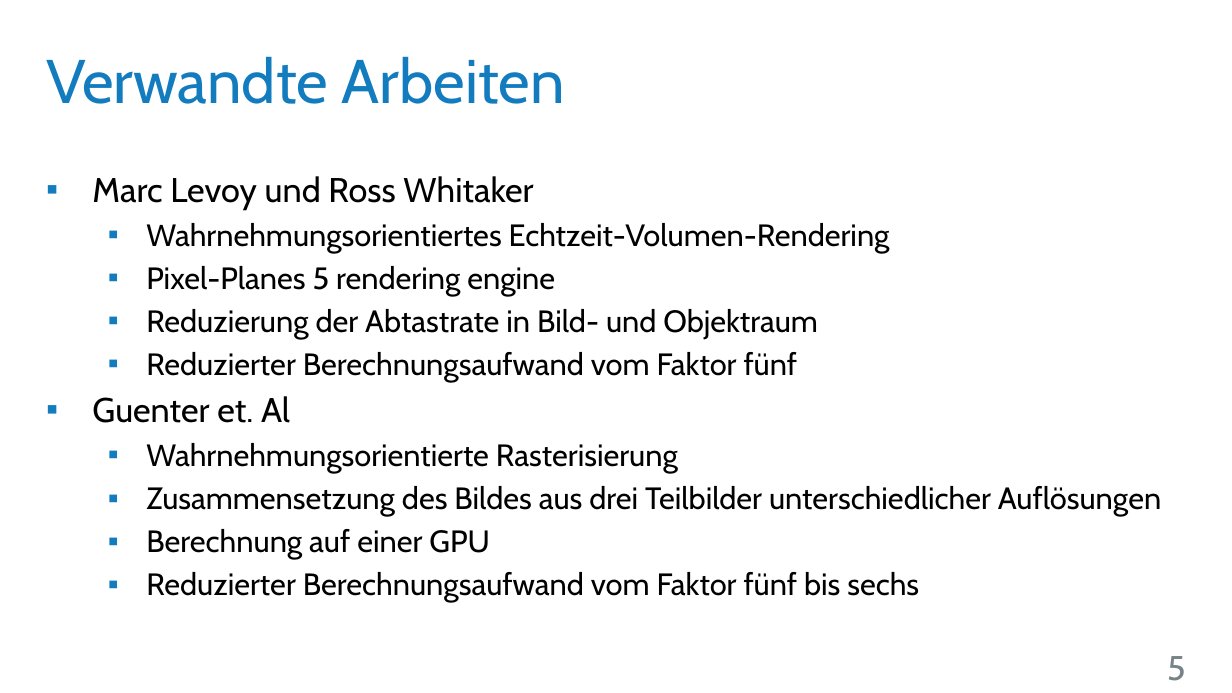
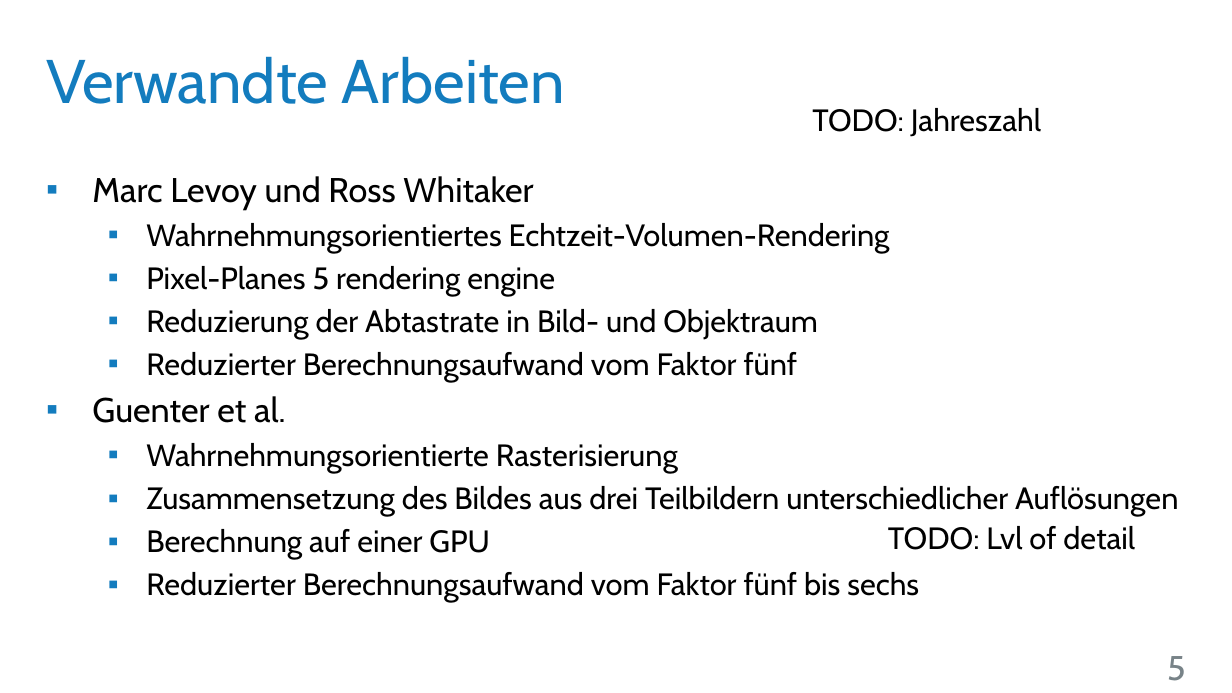
Before and after one commit to UniStuttgart-VISUS/FoveatedVolumeRendering, a slide deck: slide 5 of Dokumente/Vortrag/Wahrnehmungsorientiertes_Volumen-Rendering.pptx. Drawn at 1232x693 pixels with LibreOffice and Linux fonts; fonts in the diff are those of the drawing; background and template pictures are left out. Boxes give left, top, right and bottom in pixels: in the first picture for what was removed or moved away, otherwise in the second. Text is boxed around its words. In the diff, an @@ line names an element or a change of style, - is before the commit and + after.

Commit message:
Vortrag: TODO's eingefügt.

```diff
--- a/Dokumente/Vortrag/Wahrnehmungsorientiertes_Volumen-Rendering.pptx
+++ b/Dokumente/Vortrag/Wahrnehmungsorientiertes_Volumen-Rendering.pptx
@@ text added at (x1=812, y1=108, x2=1041, y2=137), 18 pt, text #000000 @@
+TODO: Jahreszahl
@@ text at (x1=92, y1=396, x2=286, y2=423): text changed @@
-▪ Guenter et. Al
+▪ Guenter et al.
@@ text at (x1=146, y1=486, x2=1178, y2=516): text changed @@
-  ▪ Zusammensetzung des Bildes aus drei Teilbilder unterschiedlicher Auflösungen
+  ▪ Zusammensetzung des Bildes aus drei Teilbildern unterschiedlicher Auflösungen
@@ text added at (x1=888, y1=526, x2=1135, y2=550), 18 pt, text #000000 @@
+TODO: Lvl of detail
```
Also in this commit, not shown: 10 other slides changed, 3 slides added, 2 slides removed.
